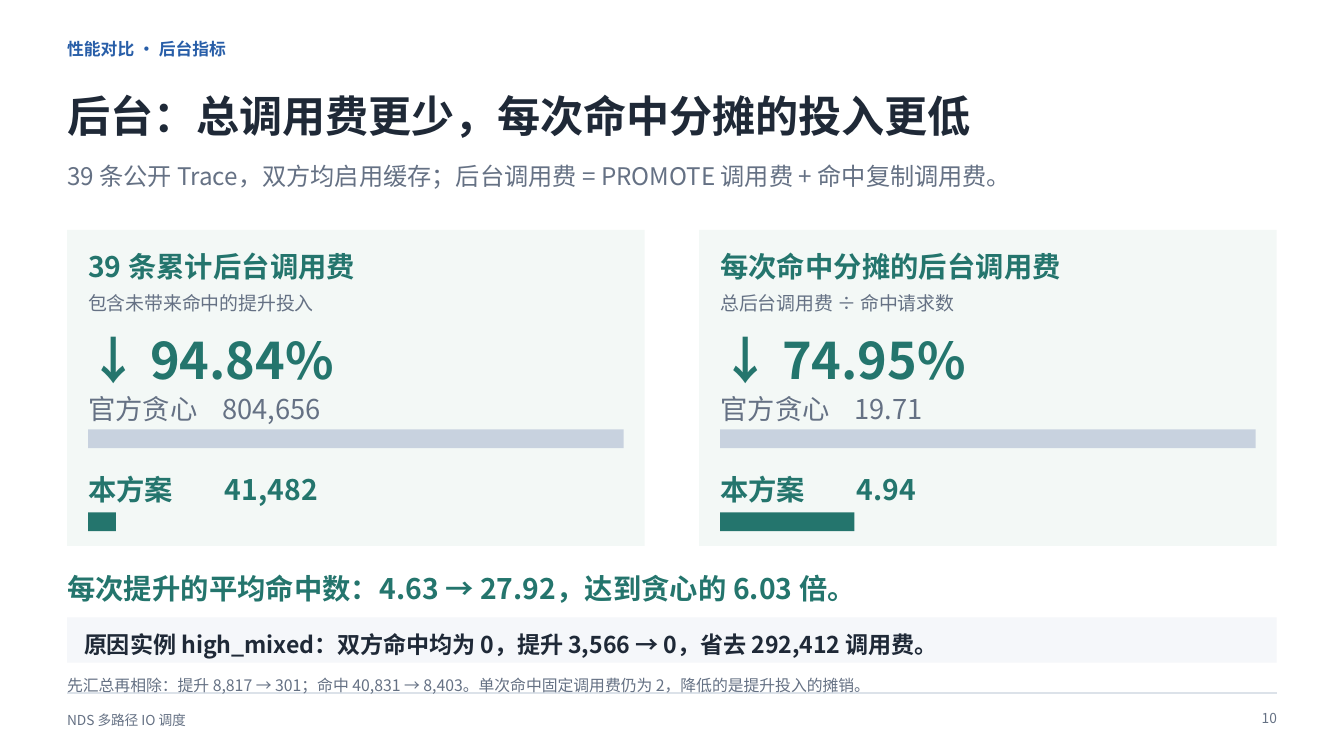
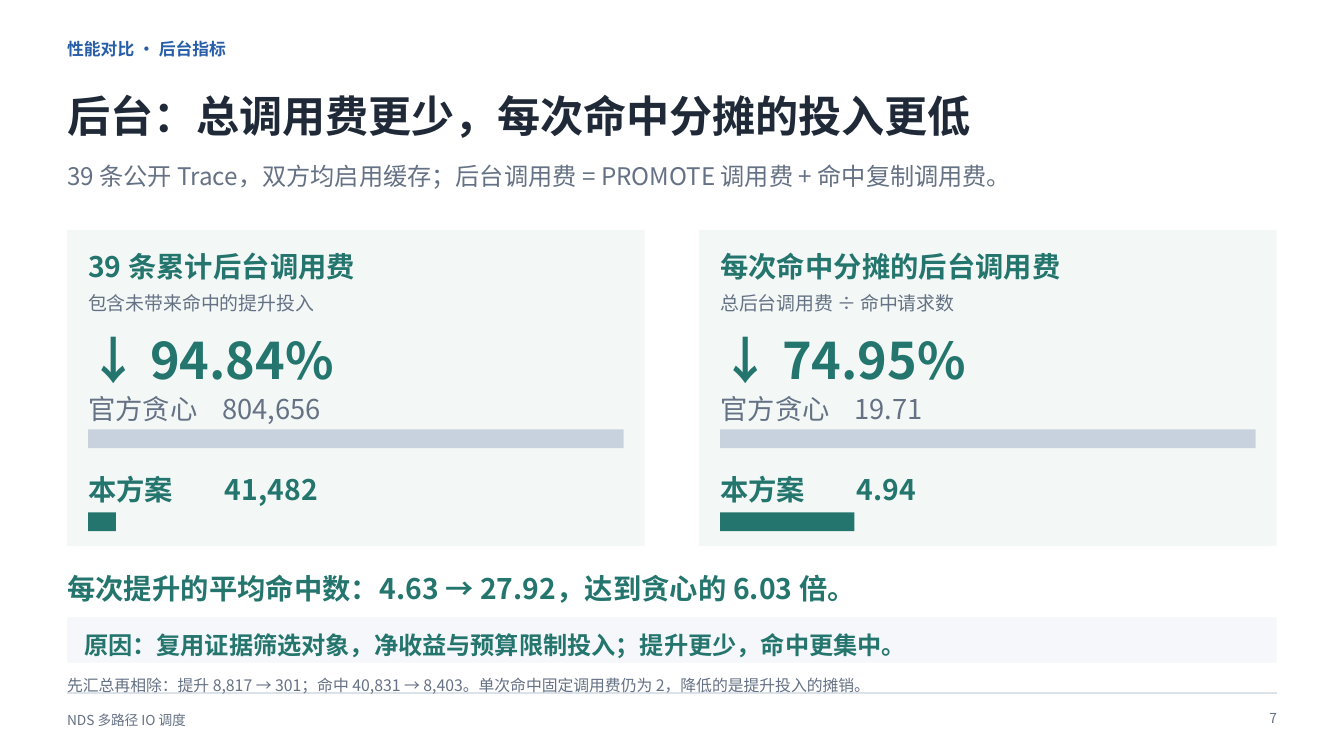
Before and after one commit to dpj135/hackathon, a slide deck: slide 8 of submissions/kaisennhu/07_答辩PPT/答辩介绍.pptx (slide 11 before the commit). Drawn at 1344x756 pixels with LibreOffice and Linux fonts; fonts in the diff are those of the drawing. Boxes give left, top, right and bottom in pixels: in the first picture for what was removed or moved away, otherwise in the second. Text is boxed around its words. In the diff, an @@ line names an element or a change of style, - is before the commit and + after.

```diff
--- a/submissions/kaisennhu/07_答辩PPT/答辩介绍.pptx
+++ b/submissions/kaisennhu/07_答辩PPT/答辩介绍.pptx
@@ text at [84,633,906,658]: text changed; size 16.5 to 17.2 pt; text colour #1F2937 to #24756D @@
-原因实例 high_mixed：双方命中均为 0，提升 3,566 → 0，省去 292,412 调用费。
+原因：复用证据筛选对象，净收益与预算限制投入；提升更少，命中更集中。
@@ text "先汇总再相除：提升 8,817 → 301；命中 40,831 ..." at [67,677,870,694]: less space between paragraphs @@
@@ text at [1269,713,1277,723]: text changed @@
-10
+7
```
Also in this commit, not shown: 5 other slides changed, 2 slides added, 5 slides removed, 5 other files.
